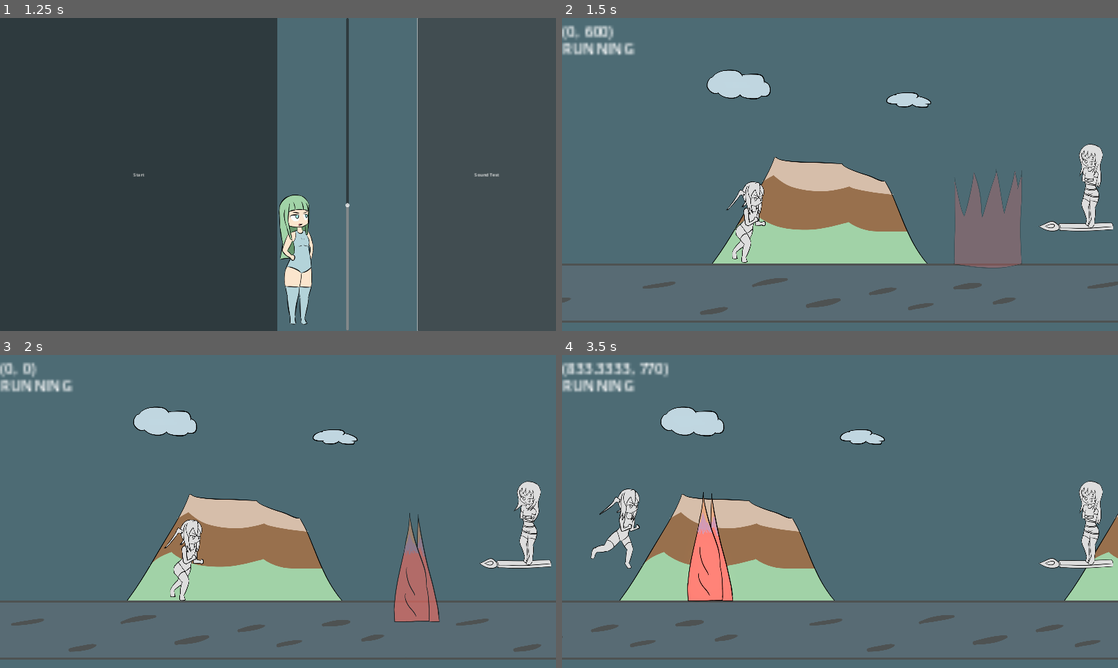
Above: before the commit, frames 1-4 (two rows, left to right).
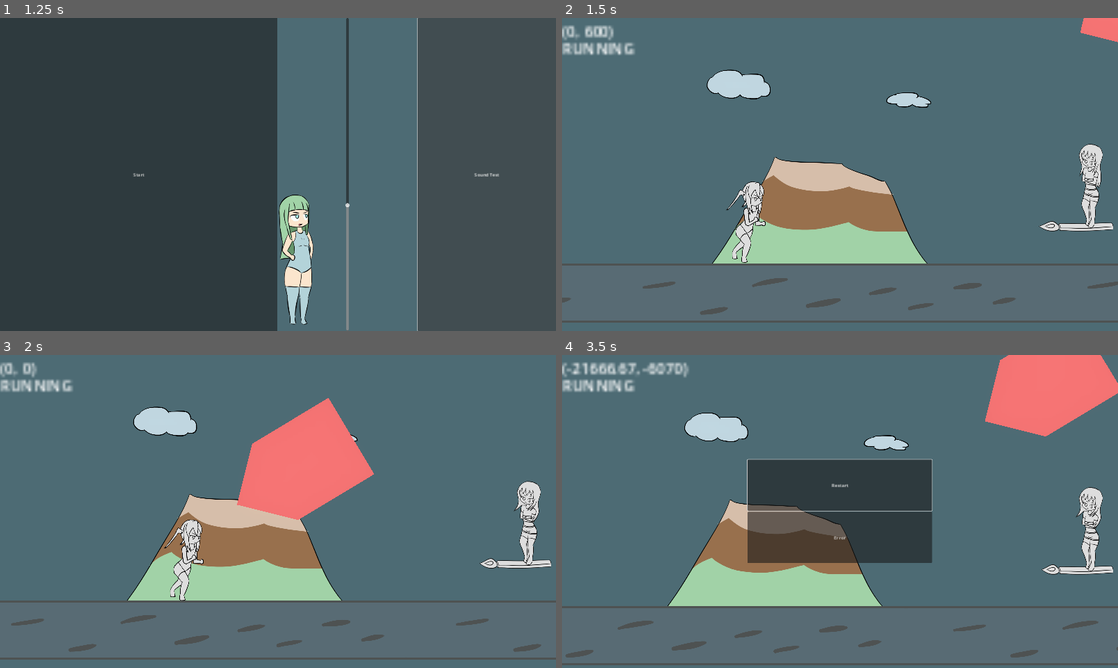
Above: after the commit, the same moments.

Repository: BeatMil/Animurun
Game: Godot game, scene res://scenes/main_menu.tscn
Two runs of this game, one before a commit and one after it. Both use one fixed random seed, a clock stepped at 60 frames per second and the inputs below.
Inputs:
- Up to frame 1 (1.25 s): click "Sound Test" at 0.5 s
- Up to frame 2 (1.5 s): click "Start" at 1.25 s
- Up to frame 3 (2 s): no input
- Up to frame 4 (3.5 s): hold L (attack) 2.03-2.78 s; hold D (move_right) from 2.03 s (still down); tap Space (jump) at 2.27, 3.02 s; tap J (block) at 2.85 s

Frame 1 is identical in both runs. In frame 2, 3.2% of the frame differs, in the area x 70-100%, y 0-80%; in frame 3, 7.4%; in frame 4, 31%, in the area x 0-100%, y 0-100%.

Commit message:
Add tank_bomb

Diff:
--- /dev/null
+++ b/nodes/tank_bomb.tscn
@@ -0,0 +1,86 @@
+[gd_scene load_steps=7 format=3 uid="uid://dld4r3a065u52"]
+
+[ext_resource type="Script" path="res://scripts/tank_bomb.gd" id="1_gg5uj"]
+[ext_resource type="AudioStream" uid="uid://c3ro5b1wtd6bi" path="res://media/sfx/missile01.wav" id="2_d8s5q"]
+[ext_resource type="AudioStream" uid="uid://bljh1srovcvs8" path="res://media/sfx/explosion16.wav" id="3_ftttx"]
+
+[sub_resource type="Animation" id="Animation_l0i6w"]
+resource_name = "go"
+tracks/0/type = "audio"
+tracks/0/imported = false
+tracks/0/enabled = true
+tracks/0/path = NodePath("AnimationPlayer/AudioStreamPlayer")
+tracks/0/interp = 1
+tracks/0/loop_wrap = true
+tracks/0/keys = {
+"clips": [{
+"end_offset": 0.0,
+"start_offset": 0.0,
+"stream": ExtResource("2_d8s5q")
+}],
+"times": PackedFloat32Array(0)
+}
+tracks/0/use_blend = true
+
+[sub_resource type="Animation" id="Animation_602ly"]
+resource_name = "explode"
+tracks/0/type = "audio"
+tracks/0/imported = false
+tracks/0/enabled = true
+tracks/0/path = NodePath("AnimationPlayer/AudioStreamPlayer")
+tracks/0/interp = 1
+tracks/0/loop_wrap = true
+tracks/0/keys = {
+"clips": [{
+"end_offset": 0.0,
+"start_offset": 0.0,
+"stream": ExtResource("3_ftttx")
+}],
+"times": PackedFloat32Array(0)
+}
+tracks/0/use_blend = true
+
+[sub_resource type="AnimationLibrary" id="AnimationLibrary_pld70"]
+_data = {
+"explode": SubResource("Animation_602ly"),
+"go": SubResource("Animation_l0i6w")
+}
+
+[node name="Tank_bomb" type="RigidBody2D"]
+rotation = 0.239951
+collision_layer = 4
+collision_mask = 3
+gravity_scale = 0.0
+max_contacts_reported = 2
+contact_monitor = true
+script = ExtResource("1_gg5uj")
+
+[node name="CollisionPolygon2D" type="CollisionPolygon2D" parent="."]
+rotation = -2.35455
+polygon = PackedVector2Array(192, 192, -192, 192, -192, -192, 0, -384, 192, -192)
+
+[node name="Polygon2D" type="Polygon2D" parent="."]
+position = Vector2(-0.1875, 0)
+rotation = -2.35225
+scale = Vector2(0.773438, 0.727273)
+color = Color(0.952941, 0.45098, 0.45098, 1)
+polygon = PackedVector2Array(-248, -264, 0.242424, -528, 248.485, -264, 248.485, 264, -248, 264)
+
+[node name="VisibleOnScreenNotifier2D" type="VisibleOnScreenNotifier2D" parent="."]
+
+[node name="Timer" type="Timer" parent="."]
+wait_time = 0.1
+one_shot = true
+autostart = true
+
+[node name="AnimationPlayer" type="AnimationPlayer" parent="."]
+autoplay = "go"
+libraries = {
+"": SubResource("AnimationLibrary_pld70")
+}
+
+[node name="AudioStreamPlayer" type="AudioStreamPlayer" parent="AnimationPlayer"]
+
+[connection signal="body_entered" from="." to="." method="_on_body_entered"]
+[connection signal="screen_exited" from="VisibleOnScreenNotifier2D" to="." method="_on_visible_on_screen_notifier_2d_screen_exited"]
+[connection signal="timeout" from="Timer" to="." method="_on_timer_timeout"]
--- a/scenes/forest.tscn
+++ b/scenes/forest.tscn
@@ -1961,6 +1961,9 @@
 [node name="SpikeSpawnPos" type="Marker2D" parent="Markers"]
 position = Vector2(1600, 704)
 
+[node name="TankSpawnPos" type="Marker2D" parent="Markers"]
+position = Vector2(2430, -319)
+
 [node name="SpawnTimer" type="Timer" parent="."]
 wait_time = 0.5
 
--- a/scripts/forest.gd
+++ b/scripts/forest.gd
@@ -6,6 +6,7 @@
 var ROCKY = preload("res://nodes/rocky.tscn")
 var BOMBY = preload("res://nodes/bomby.tscn")
 var SPIKE = preload("res://nodes/spike.tscn")
+var TANK = preload("res://nodes/tank_bomb.tscn")
 
 
 # Configs
@@ -68,7 +69,7 @@
 		return
 	order_index = 0
 	# enemy_spawn_order = [spawn_parry_dodge_chain, spawn_two_slime, spawn_spike]
-	enemy_spawn_order = [spawn_spike]
+	enemy_spawn_order = [spawn_tank]
 	enemy_order_size = enemy_spawn_order.size()
 
 
@@ -110,6 +111,13 @@
 	add_child(bomby)
 
 
+func spawn_tank() -> void:
+	var tank = TANK.instantiate()
+	tank.position = $"Markers/TankSpawnPos".position
+	tank.connect("ded", spawner)
+	add_child(tank)
+
+
 func spawn_speed_bomby() -> void:
 	var bomby = BOMBY.instantiate()
 	bomby.activate_speed()
--- /dev/null
+++ b/scripts/tank_bomb.gd
@@ -0,0 +1,51 @@
+extends RigidBody2D
+
+# Signals
+signal ded
+
+# Configs
+var speed: Vector2 = Vector2(-2500, 1200)
+var is_moving = true
+
+# Preloads
+var HIT_SPARK = preload("res://nodes/particles/hit_spark.tscn")
+
+
+func _ready():
+	pass
+
+
+func _integrate_forces(_state):
+	pass
+	# if is_moving:
+	# 	linear_velocity = speed
+
+
+func _on_visible_on_screen_notifier_2d_screen_exited():
+	emit_signal("ded")
+
+
+func go() -> void:
+	apply_central_impulse(speed)
+
+
+func _on_body_entered(body):
+	if body.is_in_group("chiichan"):
+		body.set_state(body.States.RUNNING) # chiichan can't parry this
+		body.push(Vector2(-9000, -1900))
+
+	if body.is_in_group("ground"):
+		apply_central_impulse(Vector2(-1500, 0))
+		$"../CameraWrap/CameraPlayer".play("smol_shake")
+		$"AnimationPlayer".play("explode")
+		spawn_hit_spark()
+
+
+func spawn_hit_spark() -> void:
+	var hit = HIT_SPARK.instantiate()
+	hit.position.y += 200
+	add_child(hit)
+
+
+func _on_timer_timeout():
+	go()
Not shown: 1 places in nodes/particles/hit_spark.tscn that only renumber resources
